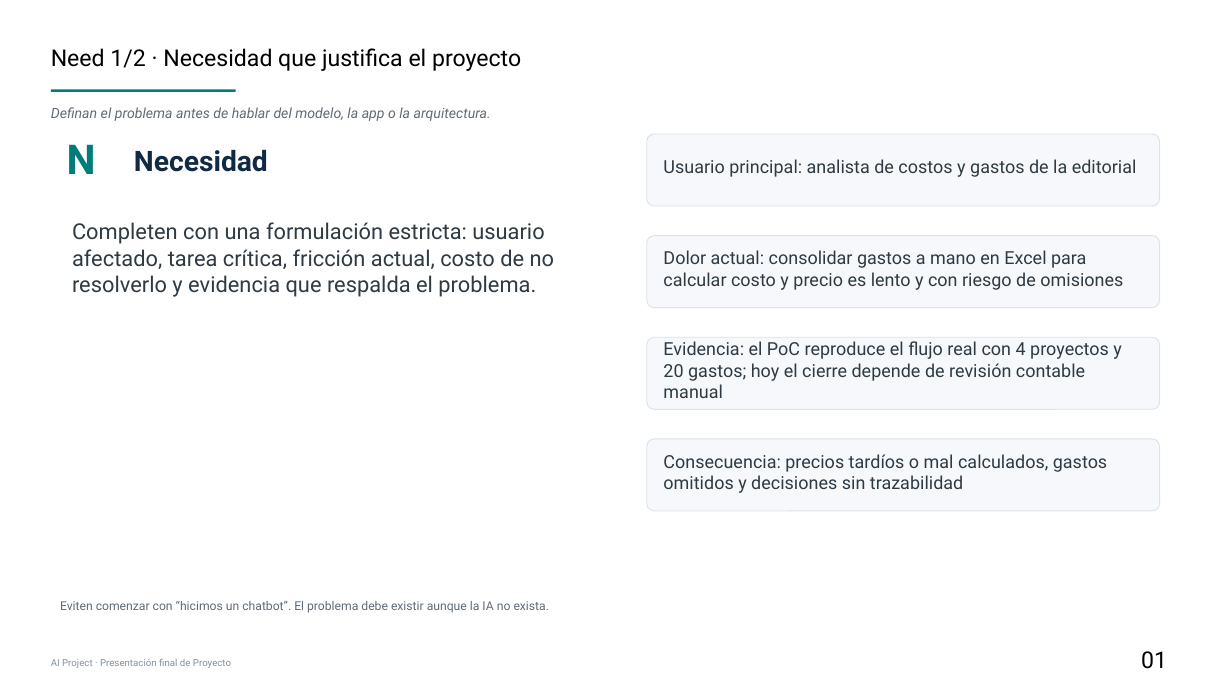
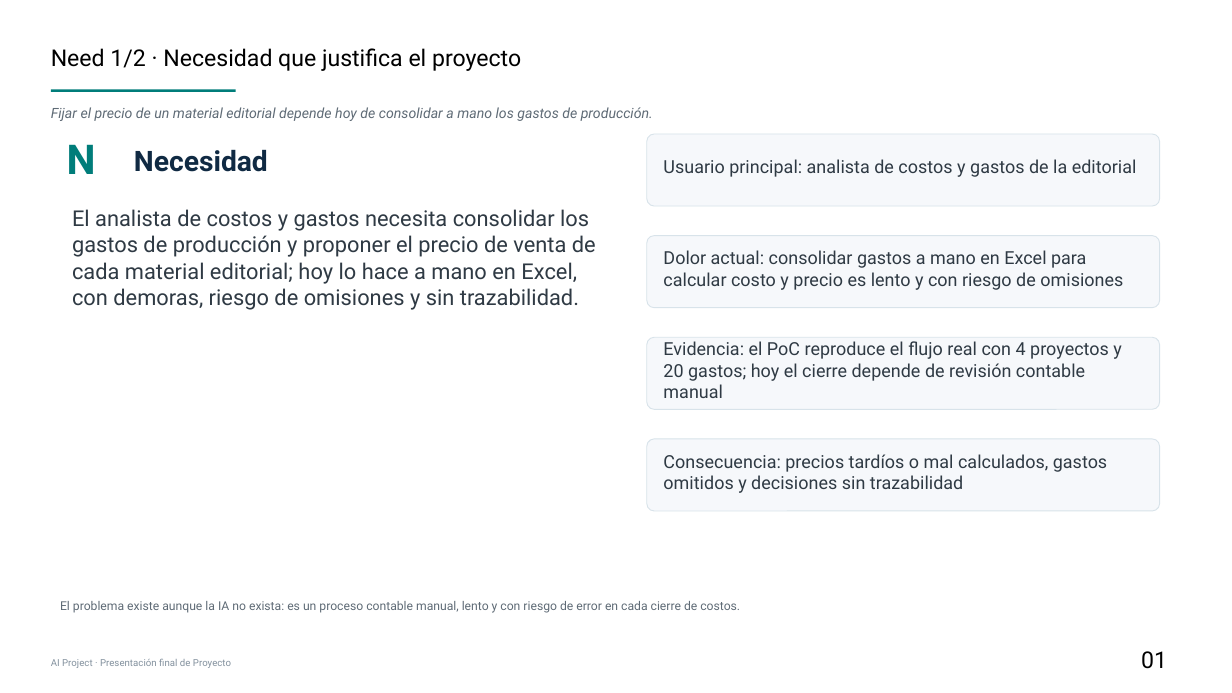
Before and after one commit to IsmaelFlamenco/finalProyectBSG-Ismael, a slide deck: slide 2 of PitchFinalNABC_AgenteCostosEditoriales.pptx. Drawn at 1232x693 pixels with LibreOffice and Linux fonts; fonts in the diff are those of the drawing. Boxes give left, top, right and bottom in pixels: in the first picture for what was removed or moved away, otherwise in the second. Text is boxed around its words. In the diff, an @@ line names an element or a change of style, - is before the commit and + after.

Commit message:
Entrega final - Cierre de curso

```diff
--- a/PitchFinalNABC_AgenteCostosEditoriales.pptx
+++ b/PitchFinalNABC_AgenteCostosEditoriales.pptx
@@ text at (51,107,653,121): text changed @@
-Definan el problema antes de hablar del modelo, la app o la arquitectura.
+Fijar el precio de un material editorial depende hoy de consolidar a mano los gastos de producción.
@@ text at (72,209,596,310): text changed @@
-Completen con una formulación estricta: usuario afectado, tarea crítica, fricción actual, costo de no resolverlo y evidencia que respalda el problema.
+El analista de costos y gastos necesita consolidar los gastos de producción y proponer el precio de venta de cada material editorial; hoy lo hace a mano en Excel, con demoras, riesgo de omisiones y sin trazabilidad.
@@ text at (60,601,740,613): text changed @@
-Eviten comenzar con “hicimos un chatbot”. El problema debe existir aunque la IA no exista.
+El problema existe aunque la IA no exista: es un proceso contable manual, lento y con riesgo de error en cada cierre de costos.
```
Also in this commit, not shown: 7 other slides changed, 4 other files.
